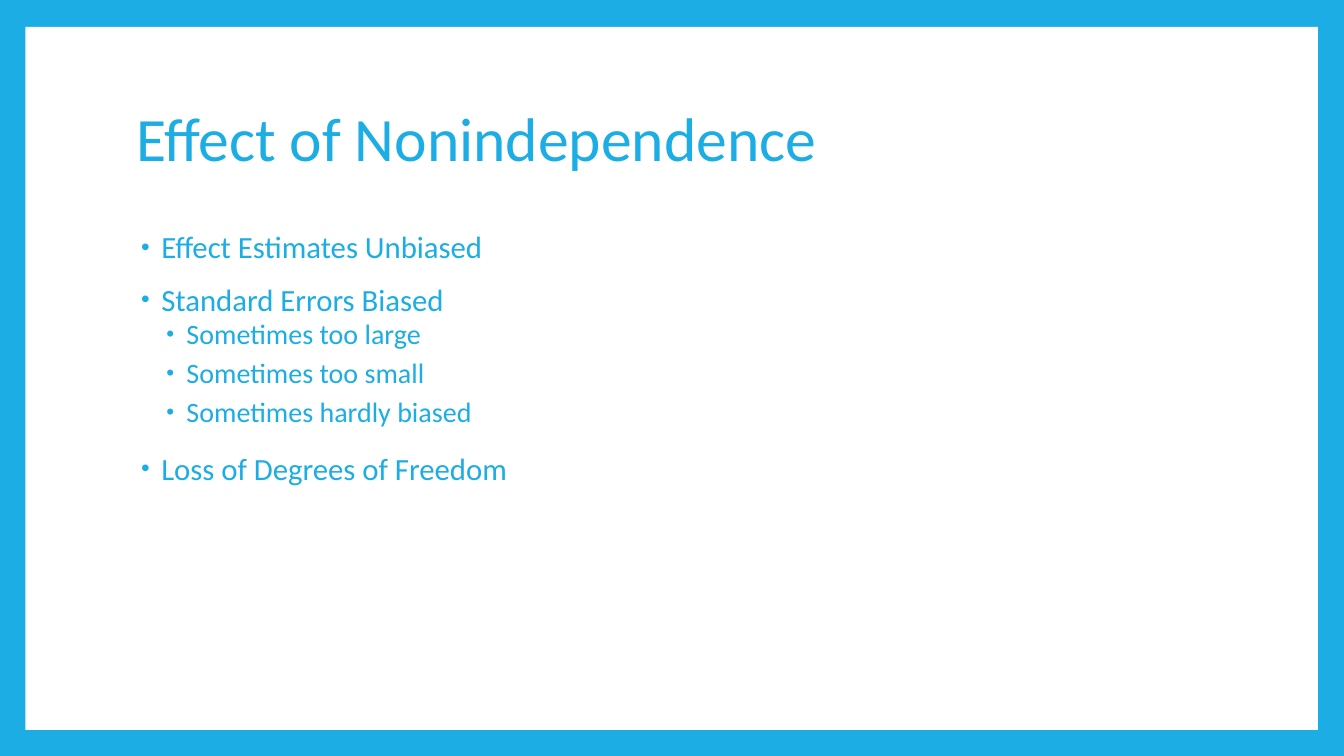
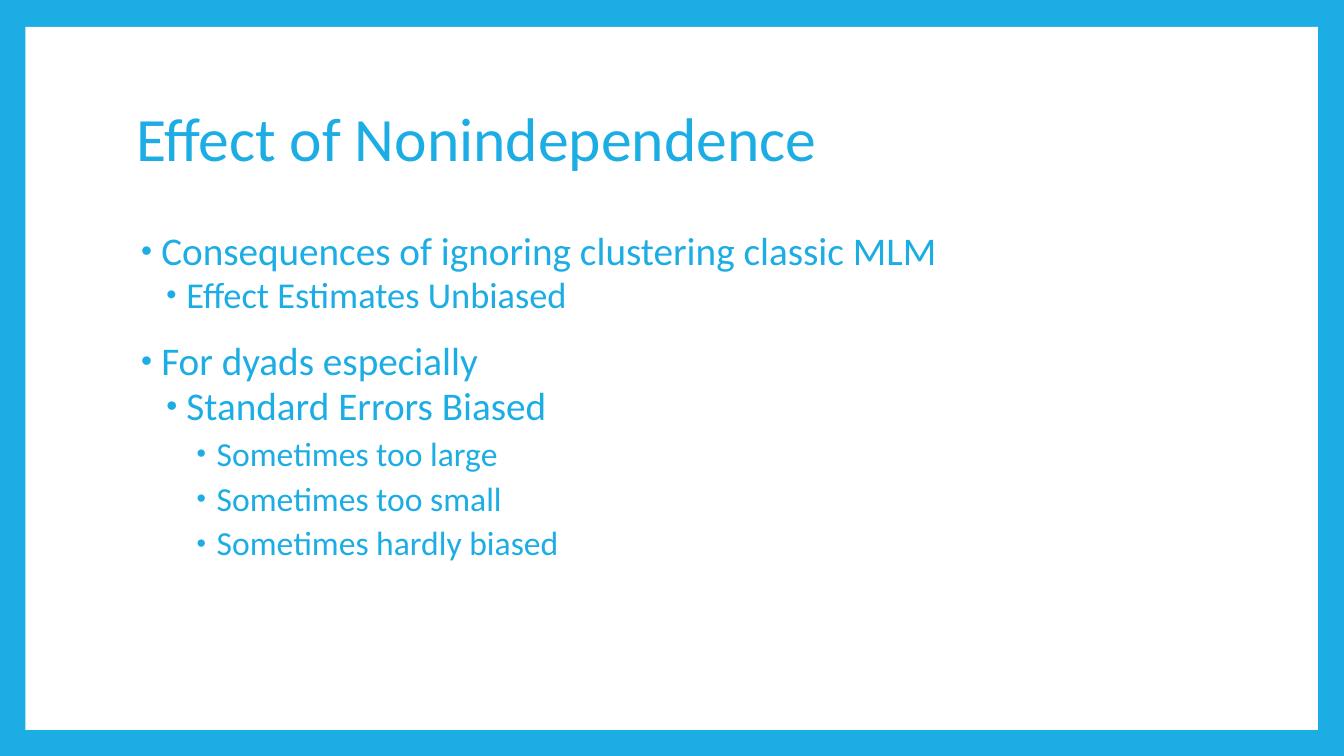
Before and after one commit to RandiLGarcia/2day-dyad-workshop, a slide deck: slide 32 of Day 1/Lecture Slides/Day 1 Slides.pptx (slide 34 before the commit). Drawn at 1344x756 pixels with LibreOffice and Linux fonts; fonts in the diff are those of the drawing. Boxes give left, top, right and bottom in pixels: in the first picture for what was removed or moved away, otherwise in the second. Text is boxed around its words. In the diff, an @@ line names an element or a change of style, - is before the commit and + after.

```diff
--- a/Day 1/Lecture Slides/Day 1 Slides.pptx
+++ b/Day 1/Lecture Slides/Day 1 Slides.pptx
@@ text at box(161, 237, 936, 272): paragraph added @@
+• Consequences of ignoring clustering classic MLM
@@ text at box(186, 282, 567, 561): size 22 to 26 pt in "Effect Estimates Unbiased"; size 22 to 28 pt in "Standard Errors Biased"; size 20 to 24 pt in "Sometimes too large", "Sometimes too small", "Sometimes hardly biased"; list level 1 to 2 in "Effect Estimates Unbiased"; list level 1 to 2 in "Standard Errors Biased"; list level 2 to 3 in "Sometimes too large"; list level 2 to 3 in "Sometimes too small"; list level 2 to 3 in "Sometimes hardly biased" @@
@@ text at box(161, 347, 478, 382): paragraph added @@
+• For dyads especially
@@ text at box(161, 458, 507, 486): paragraph removed @@
-• Loss of Degrees of Freedom
```
Also in this commit, not shown: 25 other slides changed, 4 slides added, 9 slides removed, 7 other files.
